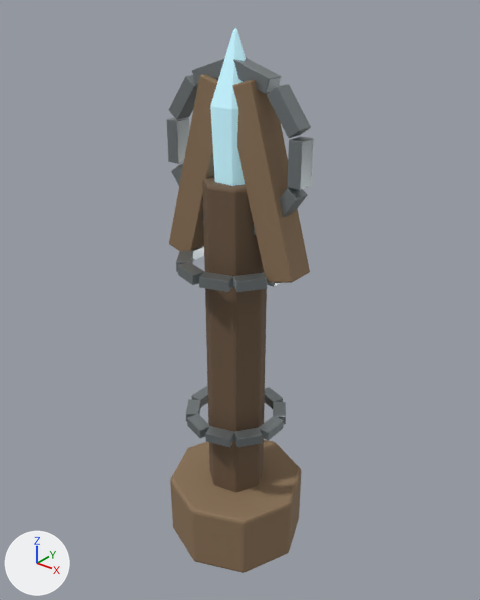
An edit to the Blender file assets/models/source/runed-totem.blend, drawn before and after from the same camera.
Camera for both pictures: a camera (50 mm lens) standing at (1.29, -1.59, 2.001) and looking at (-0.007, 0.031, 0.996). The axes (+X, +Y, +Z) are drawn at lower left. The lights are the same throughout. The picture after the commit comes second.

Names of what the first picture shows: 'base', 'left-fork', 'right-fork', 'shaft', 'socket-ring-0', 'socket-ring-1', 'socket-ring-2', 'socket-ring-4', 'socket-ring-5', 'totem-crystal' and 17 more.
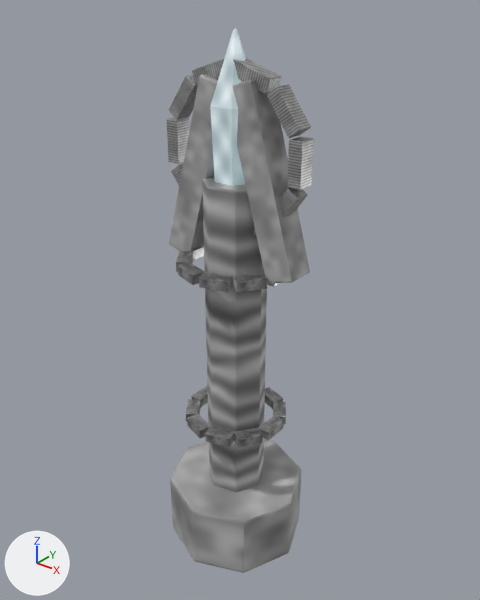
Patch to the scene script:
```diff
--- a/assets/models/source/runed-totem.blend.py
+++ b/assets/models/source/runed-totem.blend.py
@@ img_creature_crystal @@
+img_creature_crystal = load_image('creature-crystal', '_unpacked/a024851ca806c911.png', 256, 256, 'sRGB')
@@ img_creature_stone @@
+img_creature_stone = load_image('creature-stone', '_unpacked/b468ec73c82ed9a3.png', 256, 256, 'sRGB')
@@ img_creature_timber @@
+img_creature_timber = load_image('creature-timber', '_unpacked/9ae8923ca45fb853.png', 256, 256, 'sRGB')
@@ mat_magenheim_world_artifact_runed_totem_crystal_crystal @@
+mat_magenheim_world_artifact_runed_totem_crystal_crystal = principled_material('magenheim.world-artifact.runed-totem.crystal.crystal')
+mat_magenheim_world_artifact_runed_totem_crystal_crystal.texture = img_creature_crystal
+mat_magenheim_world_artifact_runed_totem_crystal_crystal.metallic = 0.02
+mat_magenheim_world_artifact_runed_totem_crystal_crystal.roughness = 0.22
+mat_magenheim_world_artifact_runed_totem_crystal_crystal.emission_color = (0.21, 0.344, 0.386)  # greyish cyan #7e9ea7
+mat_magenheim_world_artifact_runed_totem_crystal_crystal.emission_strength = 0.65
@@ mat_magenheim_world_artifact_runed_totem_wood_stone @@
+mat_magenheim_world_artifact_runed_totem_wood_stone = principled_material('magenheim.world-artifact.runed-totem.wood.stone')
+mat_magenheim_world_artifact_runed_totem_wood_stone.texture = img_creature_stone
+mat_magenheim_world_artifact_runed_totem_wood_stone.roughness = 0.78
@@ mat_magenheim_world_artifact_runed_totem_dark_wood_timber @@
+mat_magenheim_world_artifact_runed_totem_dark_wood_timber = principled_material('magenheim.world-artifact.runed-totem.dark-wood.timber')
+mat_magenheim_world_artifact_runed_totem_dark_wood_timber.texture = img_creature_timber
+mat_magenheim_world_artifact_runed_totem_dark_wood_timber.roughness = 0.78
@@ me_shaft @@
 me_shaft.from_pydata(...)  # 16 vertices, 28 faces; spans x -0.105..0.105, y -0.107..0.107, z -0.71..0.71
-me_shaft.materials.append(mat_magenheim_world_artifact_runed_totem_dark_wood)  # brown #6c5742
+me_shaft.materials.append(mat_magenheim_world_artifact_runed_totem_dark_wood_timber)  # picture img_creature_timber
@@ me_base @@
 me_base.from_pydata(...)  # 18 vertices, 32 faces; spans x -0.26..0.26, y -0.26..0.26, z -0.13..0.13
-me_base.materials.append(mat_magenheim_world_artifact_runed_totem_wood)  # brown #8b7357
+me_base.materials.append(mat_magenheim_world_artifact_runed_totem_wood_stone)  # picture img_creature_stone
@@ me_left_fork @@
 me_left_fork.from_pydata(...)  # 8 vertices, 12 faces; spans x -0.131..0.131, y -0.05..0.05, z -0.302..0.302
-me_left_fork.materials.append(mat_magenheim_world_artifact_runed_totem_wood)  # brown #8b7357
+me_left_fork.materials.append(mat_magenheim_world_artifact_runed_totem_wood_stone)  # picture img_creature_stone
@@ me_right_fork @@
 me_right_fork.from_pydata(...)  # 8 vertices, 12 faces; spans x -0.131..0.131, y -0.05..0.05, z -0.302..0.302
-me_right_fork.materials.append(mat_magenheim_world_artifact_runed_totem_wood)  # brown #8b7357
+me_right_fork.materials.append(mat_magenheim_world_artifact_runed_totem_wood_stone)  # picture img_creature_stone
@@ me_totem_crystal @@
 me_totem_crystal.from_pydata(...)  # 14 vertices, 24 faces; spans x -0.08..0.08, y -0.069..0.069, z -0.264..0.264
-me_totem_crystal.materials.append(mat_magenheim_world_artifact_runed_totem_crystal)  # cyan #bceaf6, glowing greyish cyan #7e9ea7
+me_totem_crystal.materials.append(mat_magenheim_world_artifact_runed_totem_crystal_crystal)  # picture img_creature_crystal, glowing greyish cyan #7e9ea7
```

Boxes [x1, y1, x2, y2] around the edits, measured in the pictures (480 x 600 px):
'shaft', recoloured (brown to grey)
    both: [202, 176, 267, 492]
'base', recoloured (brown to grey)
    both: [170, 440, 301, 573]
'right-fork', recoloured (brown to grey)
    both: [232, 80, 310, 283]
'left-fork', recoloured (brown to grey)
    both: [169, 74, 219, 251]
'totem-crystal', recoloured
    both: [210, 28, 246, 186]
